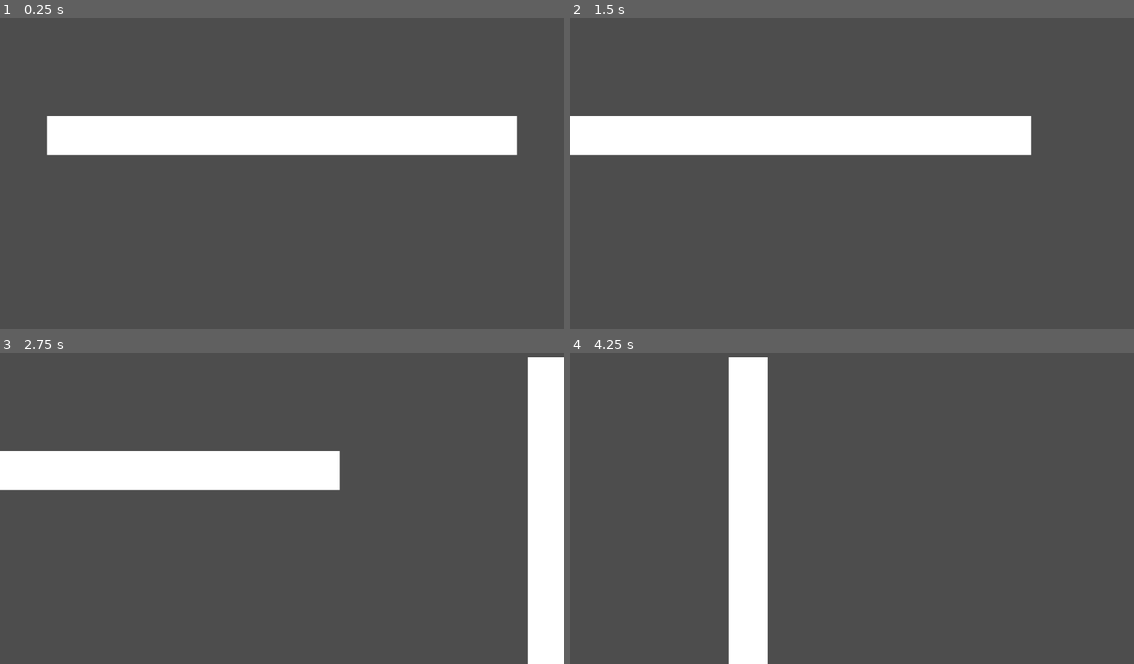
Above: before the commit, frames 1-4 (two rows, left to right).
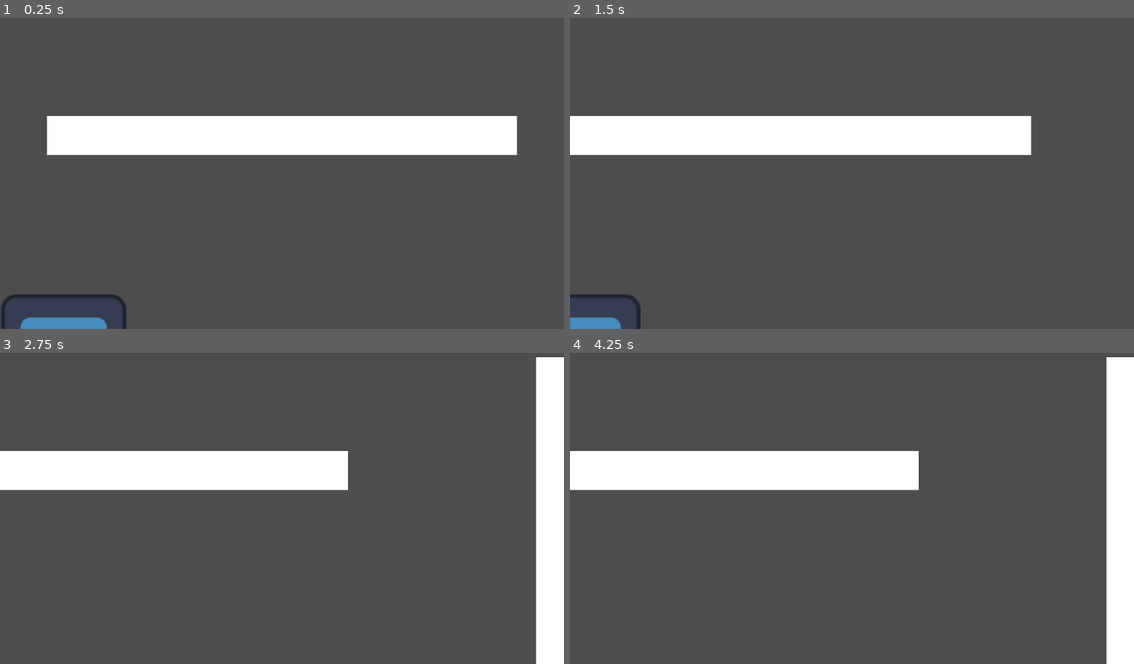
Above: after the commit, the same moments.

Repository: antonin-tarrade/SausageSerenity
Game: Godot game, scene res://Scenes/main_test_chien.tscn
Same seed, same stepped clock (60 frames per second), same inputs: the game is played once before the commit and once after it. This scene is started directly instead of the project's main scene. The engine's default icon, where the game draws it, is replaced by a stand-in: a white triangle on a blue panel in a dark square.
Inputs:
- Up to frame 1 (0.25 s): no input
- Up to frame 2 (1.5 s): tap Enter at 0.5 s; hold W (charger) 0.53-1.28 s; hold Right (ui_right) from 0.53 s (still down); tap Up (ui_up) at 0.77 s; tap Q (extend) at 0.8, 1.35 s; tap Space at 1.25 s
- Up to frame 3 (2.75 s): tap Up (ui_up) at 1.52 s; tap W (charger) at 1.55 s; release Right (ui_right) at 2.03 s; hold Left (ui_left) from 2.03 s (still down); hold W (charger) from 2.03 s (still down); tap Q (extend) at 2.3 s
- Up to frame 4 (4.25 s): release Left (ui_left) at 2.78 s; release W (charger) at 2.78 s; hold Right (ui_right) from 2.78 s (still down); tap Q (extend) at 2.85, 3.8 s; tap Up (ui_up) at 3.02, 3.77 s; tap W (charger) at 3.05 s; hold E (interact) from 3.53 s (still down)

The runs differ from the first frame. In frame 1, 1.0% of the frame differs, in the area x 0-23%, y 88-100%; in frame 2, 0.6%; in frame 3, 1.8%; in frame 4, 18%, in the area x 0-100%, y 1-100%.
Error before the commit: Invalid assignment of property or key 'objetsnode' with value of type 'Node2D' on a base object of type 'null instance'. (res://Scripts/Objet.gd:31)
Error after the commit: Invalid assignment of property or key 'objetsnode' with value of type 'Node2D' on a base object of type 'null instance'. (res://Scripts/Objet.gd:33)

Commit message:
destroyable objects

Diff:
--- a/ObjectData.gd
+++ b/ObjectData.gd
@@ -9,3 +9,8 @@
 
 @export var collisionShape : Shape2D = null
 @export var positionShape = Vector2(0,0)
+
+# only for destroyable objects
+@export var icon_destroyed_1: Texture2D
+@export var icon_destroyed_2: Texture2D
+@export var icon_destroyed_3: Texture2D
--- a/Objets/assiette.tres
+++ b/Objets/assiette.tres
@@ -1,7 +1,10 @@
-[gd_resource type="Resource" script_class="Item" load_steps=3 format=3 uid="uid://1vwanqlcw73u"]
+[gd_resource type="Resource" script_class="Item" load_steps=6 format=3 uid="uid://1vwanqlcw73u"]
 
 [ext_resource type="Script" path="res://ObjectData.gd" id="1_8higq"]
 [ext_resource type="Texture2D" uid="uid://bf3w7yren34t5" path="res://TilesObjets/tile005.png" id="1_q1ia7"]
+[ext_resource type="Texture2D" uid="uid://bgeckidf1uh71" path="res://TilesObjets/destroyed/tile001.png" id="2_fwfhu"]
+[ext_resource type="Texture2D" uid="uid://cp0bv7xlmriu4" path="res://TilesObjets/destroyed/tile004.png" id="3_onhgr"]
+[ext_resource type="Texture2D" uid="uid://qnwp03jei7x7" path="res://TilesObjets/destroyed/tile007.png" id="4_cnf54"]
 
 [resource]
 script = ExtResource("1_8higq")
@@ -10,3 +13,7 @@
 isTakable = false
 isPushable = false
 isDestroyable = true
+positionShape = Vector2(0, 0)
+icon_destroyed_1 = ExtResource("2_fwfhu")
+icon_destroyed_2 = ExtResource("3_onhgr")
+icon_destroyed_3 = ExtResource("4_cnf54")
--- a/Objets/vase.tres
+++ b/Objets/vase.tres
@@ -1,7 +1,10 @@
-[gd_resource type="Resource" script_class="Item" load_steps=3 format=3 uid="uid://cbnyias4tlo23"]
+[gd_resource type="Resource" script_class="Item" load_steps=6 format=3 uid="uid://cbnyias4tlo23"]
 
 [ext_resource type="Texture2D" uid="uid://cg7joo7ul60b1" path="res://TilesObjets/tile003.png" id="1_1lmen"]
 [ext_resource type="Script" path="res://ObjectData.gd" id="1_bvdp8"]
+[ext_resource type="Texture2D" uid="uid://ffetsmt55vgg" path="res://TilesObjets/destroyed/tile002.png" id="2_87pus"]
+[ext_resource type="Texture2D" uid="uid://cxpd6sd5k2i0s" path="res://TilesObjets/destroyed/tile005.png" id="3_a1vqo"]
+[ext_resource type="Texture2D" uid="uid://8nw67b5gsnqp" path="res://TilesObjets/destroyed/tile008.png" id="4_m36w8"]
 
 [resource]
 script = ExtResource("1_bvdp8")
@@ -10,3 +13,7 @@
 isTakable = false
 isPushable = false
 isDestroyable = true
+positionShape = Vector2(0, 0)
+icon_destroyed_1 = ExtResource("2_87pus")
+icon_destroyed_2 = ExtResource("3_a1vqo")
+icon_destroyed_3 = ExtResource("4_m36w8")
--- a/Objets/verre.tres
+++ b/Objets/verre.tres
@@ -1,7 +1,10 @@
-[gd_resource type="Resource" script_class="Item" load_steps=3 format=3 uid="uid://hh7y7nu80g8m"]
+[gd_resource type="Resource" script_class="Item" load_steps=6 format=3 uid="uid://hh7y7nu80g8m"]
 
 [ext_resource type="Script" path="res://ObjectData.gd" id="1_7cp0j"]
 [ext_resource type="Texture2D" uid="uid://cqy6j6h80hyfi" path="res://TilesObjets/tile004.png" id="1_df1dl"]
+[ext_resource type="Texture2D" uid="uid://oyqgrrtsb5w2" path="res://TilesObjets/destroyed/tile000.png" id="2_3e7rj"]
+[ext_resource type="Texture2D" uid="uid://db64c1m20tmr6" path="res://TilesObjets/destroyed/tile003.png" id="3_d0lfc"]
+[ext_resource type="Texture2D" uid="uid://dp7erkbxwm5qa" path="res://TilesObjets/destroyed/tile006.png" id="4_xn3mk"]
 
 [resource]
 script = ExtResource("1_7cp0j")
@@ -10,3 +13,7 @@
 isTakable = false
 isPushable = false
 isDestroyable = true
+positionShape = Vector2(0, 0)
+icon_destroyed_1 = ExtResource("2_3e7rj")
+icon_destroyed_2 = ExtResource("3_d0lfc")
+icon_destroyed_3 = ExtResource("4_xn3mk")
--- /dev/null
+++ b/Scenes/destroyed_part.gd
@@ -0,0 +1,9 @@
+extends RigidBody2D
+
+@onready var sprite: Sprite2D = $Sprite
+
+# Called every frame. 'delta' is the elapsed time since the previous frame.
+func _process(_delta):
+	sprite.modulate.a8 = sprite.modulate.a8 - 1
+	if sprite.modulate.a8 <= 1:
+		queue_free()
--- /dev/null
+++ b/Scenes/destroyed_part.tscn
@@ -0,0 +1,17 @@
+[gd_scene load_steps=4 format=3 uid="uid://t5ahkmb2xvcg"]
+
+[ext_resource type="Texture2D" uid="uid://cg7joo7ul60b1" path="res://TilesObjets/tile003.png" id="1_hfb38"]
+[ext_resource type="Script" path="res://Scenes/destroyed_part.gd" id="1_lysj3"]
+
+[sub_resource type="RectangleShape2D" id="RectangleShape2D_4tfjn"]
+size = Vector2(8, 8)
+
+[node name="destroyed_part" type="RigidBody2D"]
+mass = 0.2
+script = ExtResource("1_lysj3")
+
+[node name="CollisionShape2D" type="CollisionShape2D" parent="."]
+shape = SubResource("RectangleShape2D_4tfjn")
+
+[node name="Sprite" type="Sprite2D" parent="."]
+texture = ExtResource("1_hfb38")
--- a/Scenes/main.tscn
+++ b/Scenes/main.tscn
@@ -121,6 +121,7 @@
 iteminfo = ExtResource("6_vsdp4")
 
 [node name="Cle" parent="Objets" instance=ExtResource("4_40vl5")]
+visible = false
 position = Vector2(478, 894)
 iteminfo = ExtResource("6_ik1yi")
 
@@ -137,7 +138,7 @@
 iteminfo = ExtResource("8_o14q7")
 
 [node name="Verre" parent="Objets" instance=ExtResource("4_40vl5")]
-position = Vector2(208, 874)
+position = Vector2(439, 890)
 iteminfo = ExtResource("9_dbj6m")
 
 [node name="Vase" parent="Objets" instance=ExtResource("4_40vl5")]
--- a/Scenes/objet.tscn
+++ b/Scenes/objet.tscn
@@ -1,6 +1,7 @@
-[gd_scene load_steps=5 format=3 uid="uid://bc5hiney5ut08"]
+[gd_scene load_steps=6 format=3 uid="uid://bc5hiney5ut08"]
 
 [ext_resource type="Script" path="res://Scripts/Objet.gd" id="1_j54xp"]
+[ext_resource type="PackedScene" uid="uid://t5ahkmb2xvcg" path="res://Scenes/destroyed_part.tscn" id="2_fxsgn"]
 [ext_resource type="Resource" uid="uid://bpikq63w51jpy" path="res://Objets/Lampe.tres" id="2_nqudc"]
 [ext_resource type="Texture2D" uid="uid://b04ah1lbkvhin" path="res://icon.svg" id="3_v3qkq"]
 
@@ -10,13 +11,11 @@
 [node name="Objet" type="RigidBody2D"]
 collision_layer = 2
 script = ExtResource("1_j54xp")
+Packed_destroyed_part = ExtResource("2_fxsgn")
 iteminfo = ExtResource("2_nqudc")
 
 [node name="CollisionObjet" type="CollisionShape2D" parent="."]
 shape = SubResource("RectangleShape2D_c0aw3")
 
 [node name="ObjetTexture" type="Sprite2D" parent="."]
-visible = false
 texture = ExtResource("3_v3qkq")
-
-[connection signal="body_entered" from="." to="." method="_on_body_entered"]
--- a/Scripts/Objet.gd
+++ b/Scripts/Objet.gd
@@ -1,11 +1,11 @@
 class_name Objet
 extends RigidBody2D
 
-
-
 # Variable d'état
 
+@export var Packed_destroyed_part: PackedScene
 @export var iteminfo:Item
+@export var max_v: float = 500.0
 @onready var itemTexture = get_node("ObjetTexture")
 @onready var collider = get_node("CollisionObjet")
 var isTaken = false
@@ -15,6 +15,8 @@
 var isTakable = false
 var isPushable = false
 var isDestroyable = false
+
+var destroyed_parts = []
 
 signal destroyed
 
@@ -45,12 +47,14 @@
 			dog.itemTaken(iteminfo)
 			self.queue_free()
 
-func detruire():
-	if isDestroyable:
-		isDestroyed = true;
-		print("detruit")
-		self.visible = false
-
+func destroy():
+	destroyed.emit()
+	for i in range(0, 3):
+		var destroyed_part: RigidBody2D = Packed_destroyed_part.instantiate()
+		destroyed_part.get_node("Sprite").texture = destroyed_parts[i]
+		get_parent().add_child(destroyed_part)
+		destroyed_part.position = position + Vector2(5*i, 5*i)
+	self.queue_free()
 
 func load_resource() :
 	self.isTakable = iteminfo.isTakable
@@ -60,10 +64,12 @@
 	self.itemTexture.texture = iteminfo.icon
 	self.id = iteminfo.id
 
+	if isDestroyable:
+		destroyed_parts.append(iteminfo.icon_destroyed_1)
+		destroyed_parts.append(iteminfo.icon_destroyed_2)
+		destroyed_parts.append(iteminfo.icon_destroyed_3)
 
-func _on_body_entered(body):
-	print("what")
-	if isDestroyed:
-		print("detruit et touché sol")
-		destroyed.emit()
-		queue_free()
+func _physics_process(_delta):
+
+	if isDestroyable and sqrt(linear_velocity.dot(linear_velocity)) >= max_v:
+		destroy()
--- a/Scripts/chien_saucisse.gd
+++ b/Scripts/chien_saucisse.gd
@@ -166,7 +166,6 @@
 		if objet is RigidBody2D :
 			var vector : Vector2 = (objet.global_position - PosTete.global_position).normalized()
 			objet.apply_central_impulse((vector + Vector2(0.0, -puissance).normalized()).normalized() * puissance * 1000)
-			objet.detruire()
 
 func frapperFin():
 	frapper(0.0)
Binary file added: TilesObjets/destroyed/tile000.png
Not shown, added: TilesObjets/destroyed/tile000.png.import
Binary file added: TilesObjets/destroyed/tile001.png
Not shown, added: TilesObjets/destroyed/tile001.png.import
Binary file added: TilesObjets/destroyed/tile002.png
Not shown, added: TilesObjets/destroyed/tile002.png.import
Binary file added: TilesObjets/destroyed/tile003.png
Not shown, added: TilesObjets/destroyed/tile003.png.import
Binary file added: TilesObjets/destroyed/tile004.png
Not shown, added: TilesObjets/destroyed/tile004.png.import
Binary file added: TilesObjets/destroyed/tile005.png
Not shown, added: TilesObjets/destroyed/tile005.png.import
(and 8 more such lines)
